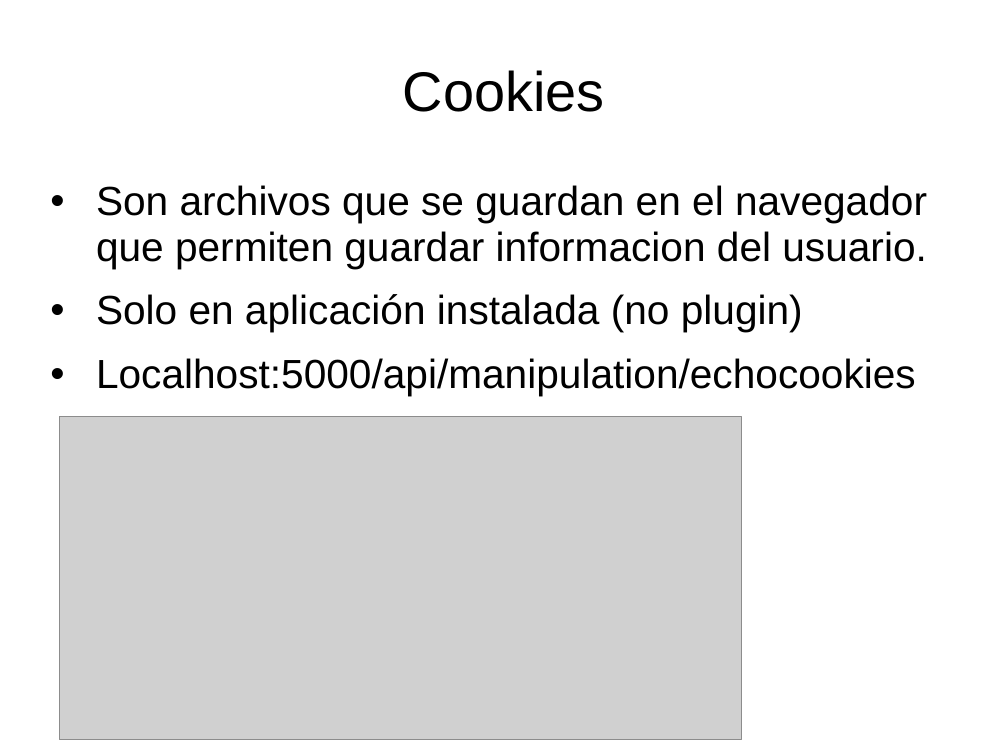
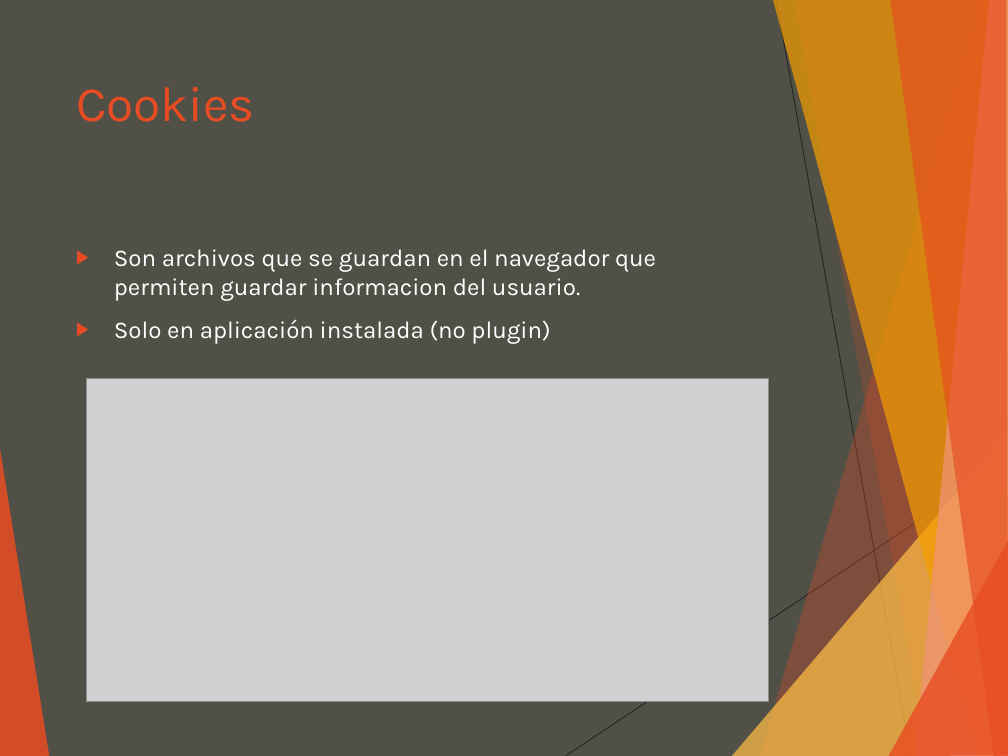
Before and after one commit to luisgepeto/PostmanCourse, a slide deck: slide 8 of Presentacion.ppt. Drawn at 1008x756 pixels with LibreOffice and Linux fonts; fonts in the diff are those of the drawing; grey boxes stand for pictures. Boxes give left, top, right and bottom in pixels: in the first picture for what was removed or moved away, otherwise in the second. Text is boxed around its words. In the diff, an @@ line names an element or a change of style, - is before the commit and + after.

```diff
--- a/Presentacion.ppt
+++ b/Presentacion.ppt
@@ background #FFFFFF to #505046 @@
@@ title "Cookies": place and size @@
-title "Cookies" at <box>403,70,605,112</box>
+title "Cookies" at <box>76,87,255,122</box>
@@ title "Cookies" at <box>76,87,255,122</box>: size 44 to 39 pt, font Arial to Karla, text colour #000000 to #E84C22; alignment centre to left; line spacing 0.93 to 1; vertical alignment middle to top @@
@@ text "Son archivos que se guardan ...": place and size @@
-text "Son archivos que se guardan ..." at <box>96,185,927,395</box>
+text "Son archivos que se guardan ..." at <box>114,249,656,344</box>
@@ text "Son archivos que se guardan ..." at <box>114,249,656,344</box>: size 32 to 19 pt, font Arial to Karla, text colour #000000 to #FFFFFF; bullet • to ▶; line spacing 0.93 to 1; less space between paragraphs; bullet colour #000000 to #E84C22 @@
@@ text at <box>96,358,916,395</box>: paragraph removed @@
-• Localhost:5000/api/manipulation/echocookies
@@ picture: place and size @@
-picture at <box>59,416,742,740</box>
+picture at <box>86,378,768,702</box>
@@ group added at <box>0,0,1008,756</box>: 8 freeform shapes, 2 lines @@
```
Also in this commit, not shown: 13 other slides changed, 3 slides added, 3 other files.
